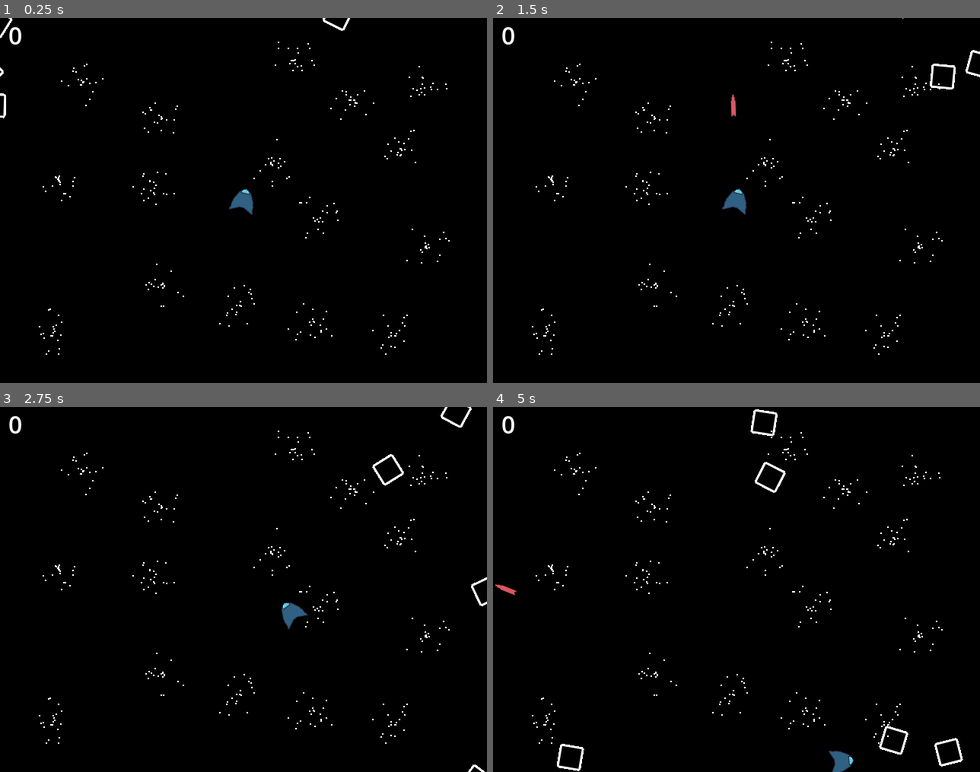
Above: before the commit, frames 1-4 (two rows, left to right).
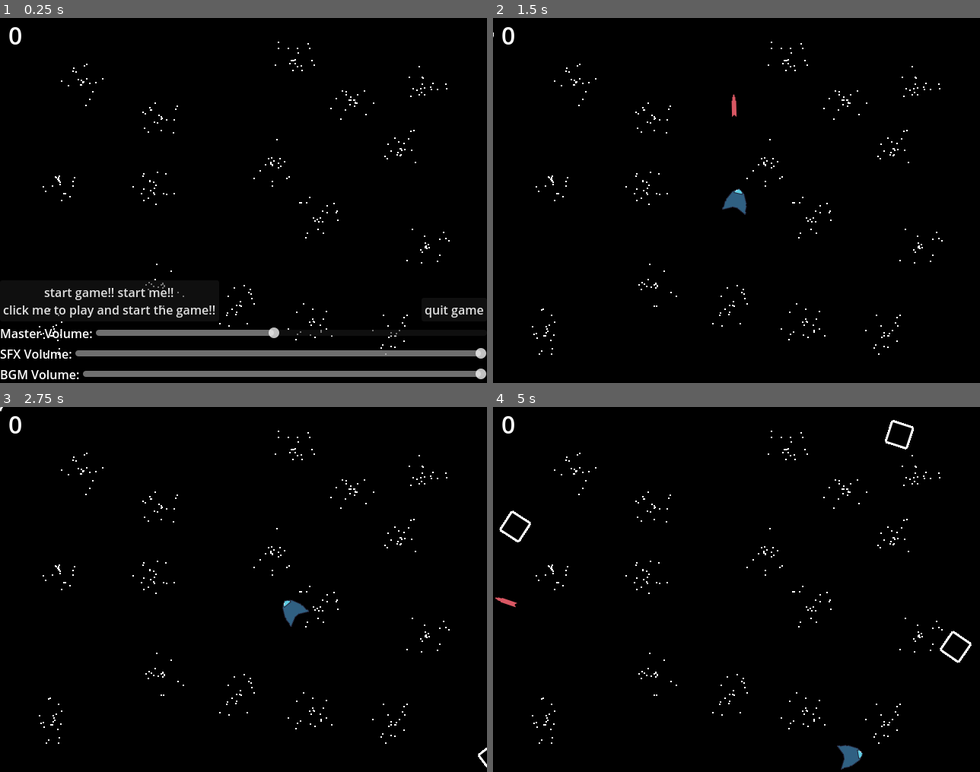
Above: after the commit, the same moments.

Repository: reiss-josh/JGodotAsteroids
Game: Godot game, scene res://Scenes/MainScene.tscn
Same seed, same stepped clock (60 frames per second), same inputs: the game is played once before the commit and once after it.
Inputs (mouse positions are in pixels of both pictures, inside the frame that each line leads up to):
- Up to frame 1 (0.25 s): no input
- Up to frame 2 (1.5 s): click (600, 302) at 0.5 s, where only the run after the commit has a clickable "start game!! start me!! click…"; hold D (rotate_right) from 1.28 s (still down); tap Space (shoot_shoot) at 1.35 s
- Up to frame 3 (2.75 s): release D (rotate_right) at 2.03 s; hold S (move_backward) from 2.03 s (still down); tap Space (shoot_shoot) at 2.1 s
- Up to frame 4 (5 s): release S (move_backward) at 2.78 s; hold D (rotate_right) 2.78-3.53 s; tap Space (shoot_shoot) at 2.85, 3.6, 4.35 s; hold W (move_forward) 3.53-4.28 s; hold A (rotate_left) from 4.28 s (still down)

The runs differ from the first frame. In frame 1, 5.5% of the frame differs, in the area x 0-100%, y 0-99%; in frame 2, 0.2%; in frame 3, 0.5%; in frame 4, 1.4%.

Commit message:
added asteroid collisions and main menu

Diff:
--- a/Scenes/HUD.tscn
+++ b/Scenes/HUD.tscn
@@ -1,9 +1,92 @@
-[gd_scene load_steps=2 format=3 uid="uid://dr8xo484h04rn"]
+[gd_scene load_steps=3 format=3 uid="uid://dr8xo484h04rn"]
 
 [ext_resource type="Script" uid="uid://ddme2o77yqppk" path="res://Scripts/HUD.gd" id="1_ujnjh"]
+[ext_resource type="PackedScene" uid="uid://cpuhc5gjprjsc" path="res://Scenes/VolumeSlider.tscn" id="2_psnte"]
 
 [node name="HUD" type="CanvasLayer"]
 script = ExtResource("1_ujnjh")
+
+[node name="MainMenu" type="VBoxContainer" parent="."]
+anchors_preset = 12
+anchor_top = 1.0
+anchor_right = 1.0
+anchor_bottom = 1.0
+offset_top = -119.0
+grow_horizontal = 2
+grow_vertical = 0
+
+[node name="HBoxContainer" type="HBoxContainer" parent="MainMenu"]
+layout_mode = 2
+
+[node name="StartButton" type="Button" parent="MainMenu/HBoxContainer"]
+layout_mode = 2
+size_flags_horizontal = 0
+size_flags_vertical = 4
+text = "start game!! start me!!
+click me to play and start the game!!"
+
+[node name="QuitButton" type="Button" parent="MainMenu/HBoxContainer"]
+layout_mode = 2
+size_flags_horizontal = 10
+size_flags_vertical = 8
+text = "quit game"
+
+[node name="MasterVolumeHBox" type="HBoxContainer" parent="MainMenu"]
+layout_mode = 2
+size_flags_vertical = 4
+
+[node name="Label" type="Label" parent="MainMenu/MasterVolumeHBox"]
+layout_mode = 2
+size_flags_horizontal = 0
+text = "Master Volume:"
+
+[node name="MarginContainer" type="MarginContainer" parent="MainMenu/MasterVolumeHBox"]
+layout_mode = 2
+size_flags_horizontal = 3
+size_flags_vertical = 4
+
+[node name="VolumeSlider" parent="MainMenu/MasterVolumeHBox/MarginContainer" instance=ExtResource("2_psnte")]
+layout_mode = 2
+size_flags_vertical = 4
+value = -5.0
+
+[node name="SFXVolumeHBox" type="HBoxContainer" parent="MainMenu"]
+layout_mode = 2
+size_flags_vertical = 4
+
+[node name="Label" type="Label" parent="MainMenu/SFXVolumeHBox"]
+layout_mode = 2
+size_flags_horizontal = 0
+text = "SFX Volume:"
+
+[node name="MarginContainer" type="MarginContainer" parent="MainMenu/SFXVolumeHBox"]
+layout_mode = 2
+size_flags_horizontal = 3
+size_flags_vertical = 4
+
+[node name="VolumeSlider" parent="MainMenu/SFXVolumeHBox/MarginContainer" instance=ExtResource("2_psnte")]
+layout_mode = 2
+size_flags_vertical = 4
+targetBus = "SFX"
+
+[node name="BGMVolumeHBox" type="HBoxContainer" parent="MainMenu"]
+layout_mode = 2
+size_flags_vertical = 4
+
+[node name="Label" type="Label" parent="MainMenu/BGMVolumeHBox"]
+layout_mode = 2
+size_flags_horizontal = 0
+text = "BGM Volume:"
+
+[node name="MarginContainer" type="MarginContainer" parent="MainMenu/BGMVolumeHBox"]
+layout_mode = 2
+size_flags_horizontal = 3
+size_flags_vertical = 4
+
+[node name="VolumeSlider" parent="MainMenu/BGMVolumeHBox/MarginContainer" instance=ExtResource("2_psnte")]
+layout_mode = 2
+size_flags_vertical = 4
+targetBus = "BGM"
 
 [node name="ScoreLabel" type="Label" parent="."]
 offset_right = 40.0
@@ -12,11 +95,6 @@
 text = "0"
 horizontal_alignment = 1
 
-[node name="StartButton" type="Button" parent="."]
-visible = false
-offset_right = 8.0
-offset_bottom = 8.0
-
 [node name="Message" type="Label" parent="."]
 anchors_preset = 8
 anchor_left = 0.5
@@ -24,10 +102,14 @@
 anchor_right = 0.5
 anchor_bottom = 0.5
 offset_left = -127.5
-offset_top = -11.5
+offset_top = -22.5
 offset_right = 127.5
-offset_bottom = 11.5
+offset_bottom = 22.5
 grow_horizontal = 2
 grow_vertical = 2
 theme_override_font_sizes/font_size = 32
 horizontal_alignment = 1
+
+[connection signal="start_game" from="." to="MainMenu" method="_on_hud_start_game"]
+[connection signal="button_up" from="MainMenu/HBoxContainer/StartButton" to="." method="_on_start_button_button_up"]
+[connection signal="button_up" from="MainMenu/HBoxContainer/QuitButton" to="." method="_on_quit_button_button_up"]
--- a/Scenes/MainScene.tscn
+++ b/Scenes/MainScene.tscn
@@ -1,9 +1,10 @@
-[gd_scene load_steps=5 format=3 uid="uid://bgfp1tco4okuf"]
+[gd_scene load_steps=6 format=3 uid="uid://bgfp1tco4okuf"]
 
-[ext_resource type="PackedScene" uid="uid://dhkfdbjkehmka" path="res://Scenes/Player.tscn" id="1_3mqji"]
 [ext_resource type="Script" uid="uid://b1n0lcoe0ew2y" path="res://Scripts/mainscene.gd" id="1_tr2i4"]
 [ext_resource type="Texture2D" uid="uid://belhyhhja8dv8" path="res://Sprites/background.png" id="2_7rqgy"]
 [ext_resource type="PackedScene" uid="uid://dr8xo484h04rn" path="res://Scenes/HUD.tscn" id="4_7rqgy"]
+[ext_resource type="AudioStream" uid="uid://dk5h6j25a6dxq" path="res://Sfx/deathSfx.wav" id="5_qxria"]
+[ext_resource type="AudioStream" uid="uid://b7rl1w8tavv4x" path="res://Sfx/fuckery2.wav" id="6_y4jh7"]
 
 [node name="Node2D" type="Node2D"]
 script = ExtResource("1_tr2i4")
@@ -13,10 +14,16 @@
 position = Vector2(320, 240)
 texture = ExtResource("2_7rqgy")
 
-[node name="Player" parent="." instance=ExtResource("1_3mqji")]
-position = Vector2(320, 240)
-
 [node name="HUD" parent="." instance=ExtResource("4_7rqgy")]
 
-[connection signal="area_entered" from="Player" to="." method="_on_player_area_entered"]
-[connection signal="killed" from="Player" to="HUD" method="_on_player_killed"]
+[node name="deathSfx" type="AudioStreamPlayer" parent="."]
+stream = ExtResource("5_qxria")
+bus = &"SFX"
+
+[node name="musicPlayer" type="AudioStreamPlayer" parent="."]
+stream = ExtResource("6_y4jh7")
+volume_db = -7.0
+bus = &"BGM"
+
+[connection signal="gameOver" from="." to="HUD" method="_on_game_over"]
+[connection signal="start_game" from="HUD" to="." method="_on_hud_start_game"]
--- a/Scenes/Player.tscn
+++ b/Scenes/Player.tscn
@@ -1,11 +1,10 @@
-[gd_scene load_steps=9 format=3 uid="uid://dhkfdbjkehmka"]
+[gd_scene load_steps=8 format=3 uid="uid://dhkfdbjkehmka"]
 
 [ext_resource type="Script" uid="uid://bcuea650gufn8" path="res://Scripts/player.gd" id="1_kyqiw"]
 [ext_resource type="Texture2D" uid="uid://b5mjh5nl42lej" path="res://Sprites/spaceship.png" id="1_xhfnw"]
 [ext_resource type="AudioStream" uid="uid://dveg7k0b5er54" path="res://Sfx/shootBullet.wav" id="3_5ixxa"]
 [ext_resource type="AudioStream" uid="uid://cexki6lclmkb2" path="res://Sfx/moveThruster.wav" id="3_dewec"]
 [ext_resource type="AudioStream" uid="uid://jy3h2c5xy2rf" path="res://Sfx/rotationThruster.wav" id="4_5ixxa"]
-[ext_resource type="AudioStream" uid="uid://dk5h6j25a6dxq" path="res://Sfx/deathSfx.wav" id="6_nn08x"]
 
 [sub_resource type="RectangleShape2D" id="RectangleShape2D_xhfnw"]
 size = Vector2(26, 26)
@@ -34,14 +33,16 @@
 
 [node name="shootBulletSfx" type="AudioStreamPlayer" parent="."]
 stream = ExtResource("3_5ixxa")
+bus = &"SFX"
 
 [node name="moveThrusterSfx" type="AudioStreamPlayer" parent="."]
 stream = ExtResource("3_dewec")
+volume_db = -3.0
+bus = &"SFX"
 
 [node name="rotThrusterSfx" type="AudioStreamPlayer" parent="."]
 stream = ExtResource("4_5ixxa")
-
-[node name="deathSfx" type="AudioStreamPlayer" parent="."]
-stream = ExtResource("6_nn08x")
+volume_db = -1.0
+bus = &"SFX"
 
 [connection signal="area_entered" from="." to="." method="_on_area_entered"]
--- /dev/null
+++ b/Scenes/VolumeSlider.tscn
@@ -0,0 +1,17 @@
+[gd_scene load_steps=3 format=3 uid="uid://cpuhc5gjprjsc"]
+
+[ext_resource type="Script" uid="uid://ct8iyi0lodwi8" path="res://Scripts/volume_slider.gd" id="1_qyomt"]
+[ext_resource type="AudioStream" uid="uid://cd2meqwwfxlg4" path="res://Sfx/TestTone.wav" id="2_x8kpw"]
+
+[node name="VolumeSlider" type="HSlider"]
+min_value = -10.0
+max_value = 1.0
+step = 0.05
+value = 1.0
+script = ExtResource("1_qyomt")
+
+[node name="TestTonePlayer" type="AudioStreamPlayer" parent="."]
+stream = ExtResource("2_x8kpw")
+
+[connection signal="drag_ended" from="." to="." method="_on_drag_ended"]
+[connection signal="value_changed" from="." to="." method="_on_value_changed"]
--- /dev/null
+++ b/Scenes/testscene.tscn
@@ -0,0 +1,17 @@
+[gd_scene load_steps=2 format=3 uid="uid://bg0oy5x0hmh1k"]
+
+[ext_resource type="PackedScene" uid="uid://dc1msjlqwir68" path="res://Scenes/Asteroid.tscn" id="1_r2sr7"]
+
+[node name="Testscene" type="Node2D"]
+
+[node name="Asteroid" parent="." instance=ExtResource("1_r2sr7")]
+position = Vector2(279, 257)
+asteroidStartingAngle = Vector2(1, 0)
+
+[node name="Asteroid2" parent="." instance=ExtResource("1_r2sr7")]
+position = Vector2(347, 264)
+asteroidStartingAngle = Vector2(-1, 0)
+
+[node name="Asteroid3" parent="." instance=ExtResource("1_r2sr7")]
+position = Vector2(301, 196)
+asteroidStartingAngle = Vector2(1, -1)
--- a/Scripts/HUD.gd
+++ b/Scripts/HUD.gd
@@ -6,8 +6,17 @@
 	print(score)
 	$ScoreLabel.text = str(score)
 
-
-func _on_player_killed() -> void:
+func _on_game_over() -> void:
 	var score = $ScoreLabel.text
 	$ScoreLabel.text = ""
 	$Message.text = "sorry ... you have losing the game :(\nno more game for you :(\nyour score was:\n"+str(score)
+	$MainMenu.visible = true
+
+func _on_start_button_button_up() -> void:
+	$MainMenu.visible = false
+	$Message.text = ""
+	start_game.emit()
+
+
+func _on_quit_button_button_up() -> void:
+	get_tree().quit()
--- a/Scripts/asteroid.gd
+++ b/Scripts/asteroid.gd
@@ -4,26 +4,29 @@
 @export var asteroidMaxMoveSpeed = 100
 @export var asteroidRotateSpeed = 0
 @export var asteroidOffset = 32
+@export var asteroidStartingAngle = Vector2(0,0)
 var asteroidMoveSpeed
 var asteroidRotationSpeed
-var asteroidStartingAngle
-var asteroidStartingVector
+var asteroidHeadingVector
 var screen_size
 signal asteroidKablooied
 
 func _ready():
-	asteroidStartingAngle = randf_range(0,360)
-	asteroidStartingVector = Vector2(cos(asteroidStartingAngle),sin(asteroidStartingAngle))
+	#this is bad but it works -- randomly sets asteroid's start angle
+	while(asteroidStartingAngle == Vector2(0,0)):
+		asteroidStartingAngle = Vector2(randf_range(-1,1), randf_range(-1,1)).normalized()
+	asteroidHeadingVector = asteroidStartingAngle
 	asteroidMoveSpeed = randi_range(asteroidMinMoveSpeed,asteroidMaxMoveSpeed)
-	if(randi_range(0,1) == 0):
-		asteroidMoveSpeed = asteroidMoveSpeed * -1
-	rotation = asteroidStartingAngle
+	#randomly flip direction at spawn
+	#if(randi_range(0,1) == 0):
+	#	asteroidMoveSpeed = asteroidMoveSpeed * -1
+	#rotation = asteroidStartingAngle
 	screen_size = get_viewport_rect().size
 	add_to_group("asteroids")
 
 func _process(delta):
-	var beep = asteroidStartingVector * asteroidMoveSpeed * delta
-	position += asteroidStartingVector * asteroidMoveSpeed * delta
+	var beep = asteroidHeadingVector * asteroidMoveSpeed * delta
+	position += asteroidHeadingVector * asteroidMoveSpeed * delta
 
 	if(position.x < 0-asteroidOffset):
 		position.x = screen_size.x+(asteroidOffset/2)
@@ -36,9 +39,21 @@
 
 	$Sprite2D.rotation += (asteroidMoveSpeed*0.05*delta)
 
+func isPositive(myValue):
+	if myValue > 0:
+		return true
+	else:
+		return false
 
 func _on_area_entered(area: Area2D) -> void:
 	if area.is_in_group("bullets"):
 		asteroidKablooied.emit()
 		#print("bullet kill me!!")
 		queue_free()
+	if area.is_in_group("asteroids"):
+		#check if heading towards impacted asteroid
+		var fromMeToThem = (area.position-position).normalized()
+		if (isPositive(asteroidHeadingVector.x)) == isPositive(fromMeToThem.x) or (isPositive(asteroidHeadingVector.y) == isPositive(fromMeToThem.y)):
+			#get and normalized vector pointing from asteroid to self
+			asteroidHeadingVector = (position - area.position).normalized()
+			#print(asteroidHeadingVector)
--- a/Scripts/bullet.gd
+++ b/Scripts/bullet.gd
@@ -17,8 +17,6 @@
 	or position.y < 0-bulletOffset or position.y > screen_size.y+bulletOffset):
 		queue_free()
 
-
-
 func _on_area_entered(area: Area2D) -> void:
 	if area.is_in_group("asteroids"):
 		#print("bullet killing")
--- a/Scripts/mainscene.gd
+++ b/Scripts/mainscene.gd
@@ -1,20 +1,36 @@
 extends Node2D
 
-@export var spawnFreq = 400
+@export var spawnFreq = 200
 @export var maxSpawnFreq = 60
-@export var spawnSpeedUp = 0.85
+@export var spawnSpeedUp = 0.95
 @export var startingAsteroids = 4
 var asteroidPrefab = load("res://Scenes/Asteroid.tscn")
+var playerPrefab = load("res://Scenes/Player.tscn")
 var spawnTimer = 0
 var screen_size
 var score = 0
+var gameOn = false
+signal gameOver
 
 func _ready():
 	screen_size = get_viewport_rect().size
-	spawnTimer = spawnFreq
+	AudioServer.set_bus_volume_db(AudioServer.get_bus_index("Master"),-5.0)
+	#_startgame()
+
+func _startgame():
+	spawnTimer = 0
 	score = 0
-	for i in startingAsteroids:
-		spawnAsteroid()
+	spawnPlayer()
+	#for i in startingAsteroids:
+	#	spawnAsteroid()
+	gameOn = true
+
+func spawnPlayer():
+	var newPlayer = playerPrefab.instantiate()
+	newPlayer.killed.connect(_on_player_killed)
+	add_child(newPlayer)
+	newPlayer.position = screen_size/2
+	print("hi")
 
 func spawnAsteroid():
 	var rPos
@@ -34,6 +50,8 @@
 	newAstro.position = rPos
 
 func _process(delta):
+	if gameOn == false:
+		return
 	if(spawnTimer >= 0):
 		spawnTimer -= delta*100
 	else:
@@ -44,7 +62,20 @@
 		elif(spawnFreq < maxSpawnFreq):
 			spawnFreq = maxSpawnFreq
 
-
 func _on_asteroid_kablooied() -> void:
 	score = score+1
 	$HUD.update_score(score)
+
+func _on_player_killed() -> void:
+	$musicPlayer.playing = false
+	$deathSfx.play()
+	gameOver.emit()
+	gameOn = false
+
+func _on_hud_start_game() -> void:
+	$musicPlayer.playing = true
+	#clear out asteroids
+	for child in get_children():
+		if child.is_in_group("asteroids"):
+			child.free()
+	_startgame()
--- a/Scripts/player.gd
+++ b/Scripts/player.gd
@@ -111,5 +111,4 @@
 	if area.is_in_group("asteroids"):
 		print("dead time")
 		killed.emit()
-		$deathSfx.play()
 		queue_free()
--- /dev/null
+++ b/Scripts/volume_slider.gd
@@ -0,0 +1,13 @@
+extends HSlider
+
+@export var targetBus = "Master"
+
+func _ready():
+	$TestTonePlayer.bus = targetBus
+
+func _on_value_changed(value: float) -> void:
+	AudioServer.set_bus_volume_db(AudioServer.get_bus_index(targetBus),value)
+	#print(AudioServer.get_bus_volume_db(AudioServer.get_bus_index(targetBus)))
+
+func _on_drag_ended(value_changed: bool) -> void:
+	$TestTonePlayer.play()
--- /dev/null
+++ b/default_bus_layout.tres
@@ -0,0 +1,15 @@
+[gd_resource type="AudioBusLayout" format=3 uid="uid://c48akjnmogbmn"]
+
+[resource]
+bus/1/name = &"SFX"
+bus/1/solo = false
+bus/1/mute = false
+bus/1/bypass_fx = false
+bus/1/volume_db = 0.0
+bus/1/send = &"Master"
+bus/2/name = &"BGM"
+bus/2/solo = false
+bus/2/mute = false
+bus/2/bypass_fx = false
+bus/2/volume_db = 0.0
+bus/2/send = &"Master"
Not shown, added: Scripts/volume_slider.gd.uid
Not shown, added: Sfx/TestTone.wav.import
Not shown, added: Sfx/fuckery2.wav.import
Not shown, added: Sfx/TestTone.wav
Not shown, added: Sfx/fuckery2.wav
